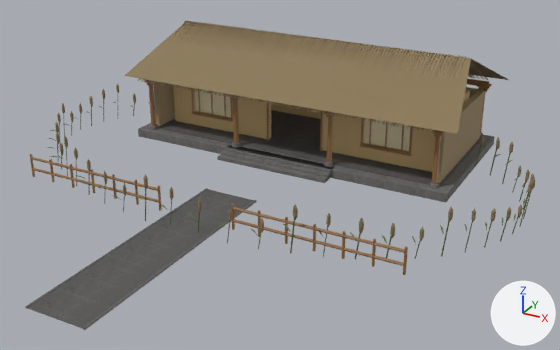
The glTF model assets/processed/baseline/reference-public_models_places_luxuean.glb: old version first, new version second.
Rendered twice from a camera (50 mm lens) standing at (18.6, -32.8, 16.2) and looking at (2.1, -2.9, 1.3). Lighting does not change. The marker at lower right points along +X, +Y and +Z. The older version comes first. Where no turn or scale is listed for an object, it has been applied to the vertices.

Objects in the first picture: 'luxuean_bamboo.001', 'luxuean_clay.001', 'luxuean_paving.001', 'luxuean_stone.001', 'luxuean_thatch.001', 'luxuean_wood.001', 'r15_luxuean_enclosure_clay', 'r15_luxuean_enclosure_ochre', 'r15_luxuean_enclosure_paper' and 1 more.
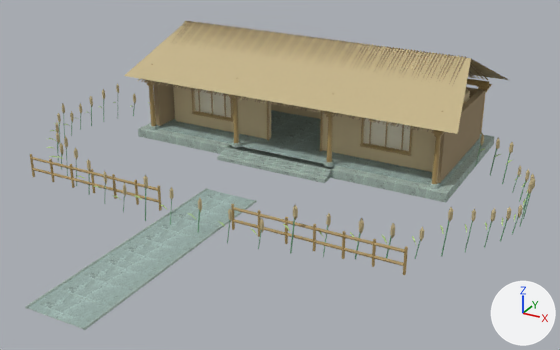
Where the change shows, as pixel boxes (x1, y1, x2, y2) in the pictures (560 x 350 px):
'luxuean_thatch.001', surface changed (brown to beige)
    both: (55, 21, 535, 241)
'luxuean_paving.001', surface changed
    both: (28, 110, 481, 328)
'luxuean_stone.001', surface changed
    both: (25, 123, 495, 330)

The change, as a diff of the scene's bpy script:
```diff
--- a/assets/processed/baseline/reference-public_models_places_luxuean.glb.py
+++ b/assets/processed/baseline/reference-public_models_places_luxuean.glb.py
@@ img_image_6 @@
+img_image_6 = load_image('Image_6', '_unpacked/Image_6', 256, 256, 'sRGB')
@@ img_image_5 @@
+img_image_5 = load_image('Image_5', '_unpacked/Image_5', 256, 256, 'sRGB')
@@ img_image_4 @@
+img_image_4 = load_image('Image_4', '_unpacked/Image_4', 256, 256, 'sRGB')
@@ mat_paving @@
 mat_paving = bpy.data.materials.new('paving')
-# nodes: BsdfPrincipled, Math, NormalMap, OutputMaterial, SeparateColor, TexImage x3
-# uses the picture img_paving_diff
+# nodes: BsdfPrincipled, NormalMap, OutputMaterial, TexImage x2
+# uses the picture img_image_4
 # uses the picture img_paving_nor_gl
-# uses the picture img_paving_rough
@@ mat_stone @@
 mat_stone = bpy.data.materials.new('stone')
-# nodes: BsdfPrincipled, Math, NormalMap, OutputMaterial, SeparateColor, TexImage x3
-# uses the picture img_stone_diff
-# uses the picture img_stone_nor_gl
-# uses the picture img_stone_rough
+# nodes: BsdfPrincipled, NormalMap, OutputMaterial, TexImage x2
+# uses the picture img_image_5
+# uses the picture img_paving_nor_gl
@@ mat_thatch @@
 mat_thatch = principled_material('thatch')
-mat_thatch.base_color = (0.258, 0.191, 0.0953)  # brown #8b7957
-mat_thatch.roughness = 0.86
+mat_thatch.texture = img_image_6
+mat_thatch.roughness = 0.51
```
